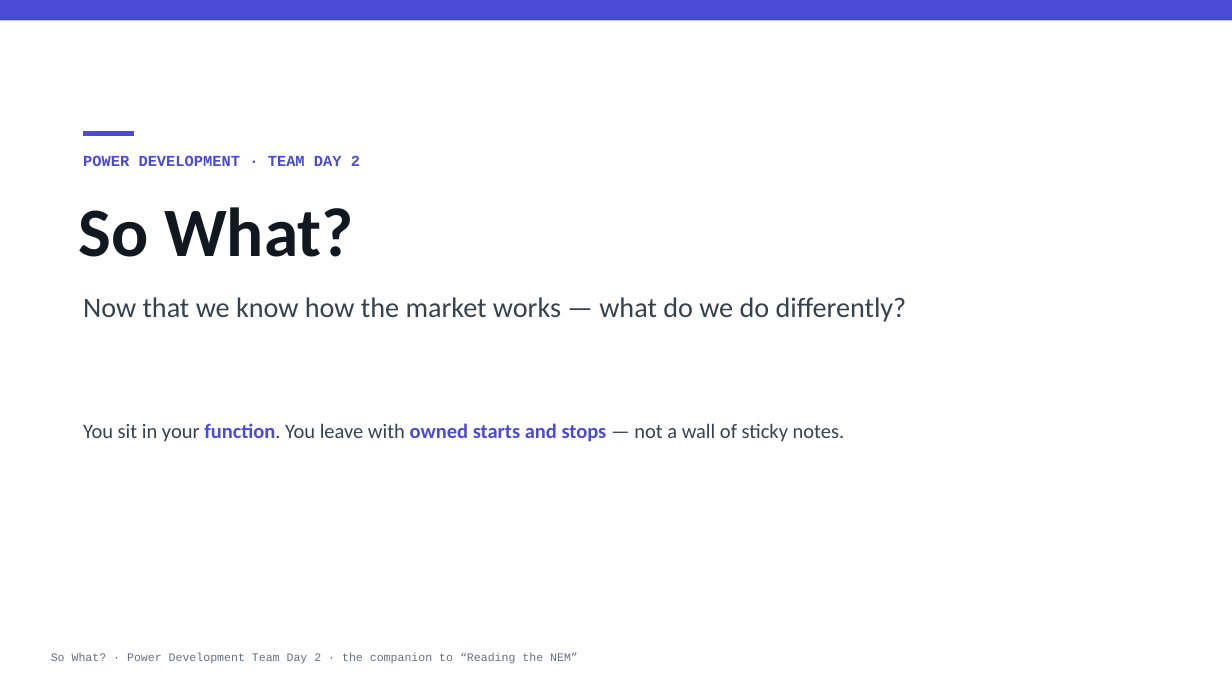
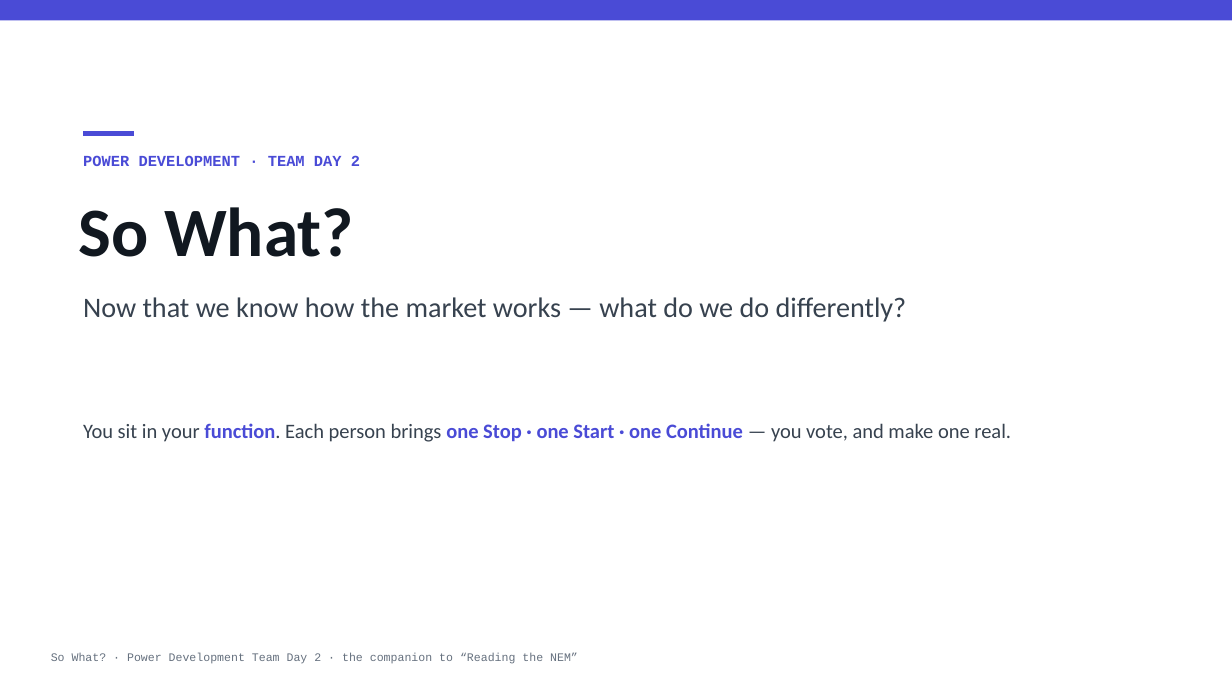
Before and after one commit to Travis-coder712/studio, a slide deck: slide 1 of so-what/So-What-Team-Day-2.pptx. Drawn at 1232x693 pixels with LibreOffice and Linux fonts; fonts in the diff are those of the drawing. Boxes give left, top, right and bottom in pixels: in the first picture for what was removed or moved away, otherwise in the second. Text is boxed around its words. In the diff, an @@ line names an element or a change of style, - is before the commit and + after.

```diff
--- a/so-what/So-What-Team-Day-2.pptx
+++ b/so-what/So-What-Team-Day-2.pptx
@@ text at [83,423,1011,442]: text changed @@
-You sit in your function. You leave with owned starts and stops — not a wall of sticky notes.
+You sit in your function. Each person brings one Stop · one Start · one Continue — you vote, and make one real.
```
Also in this commit, not shown: 10 other slides changed, 5 slides added, 4 slides removed, 1 other file.
